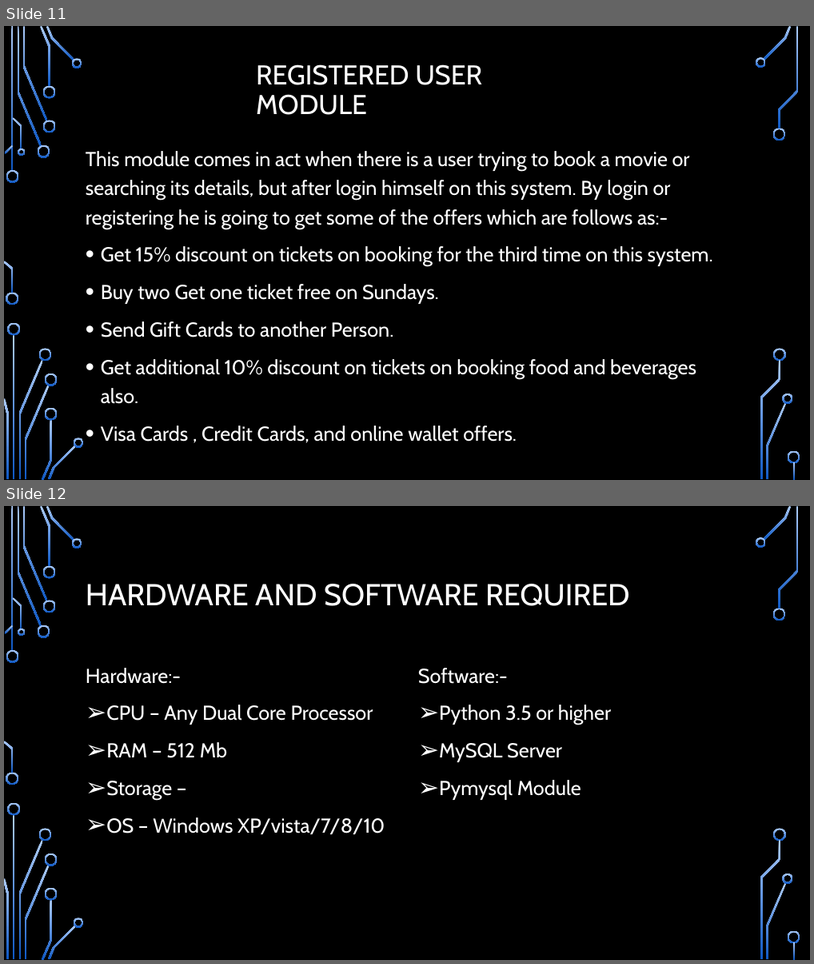
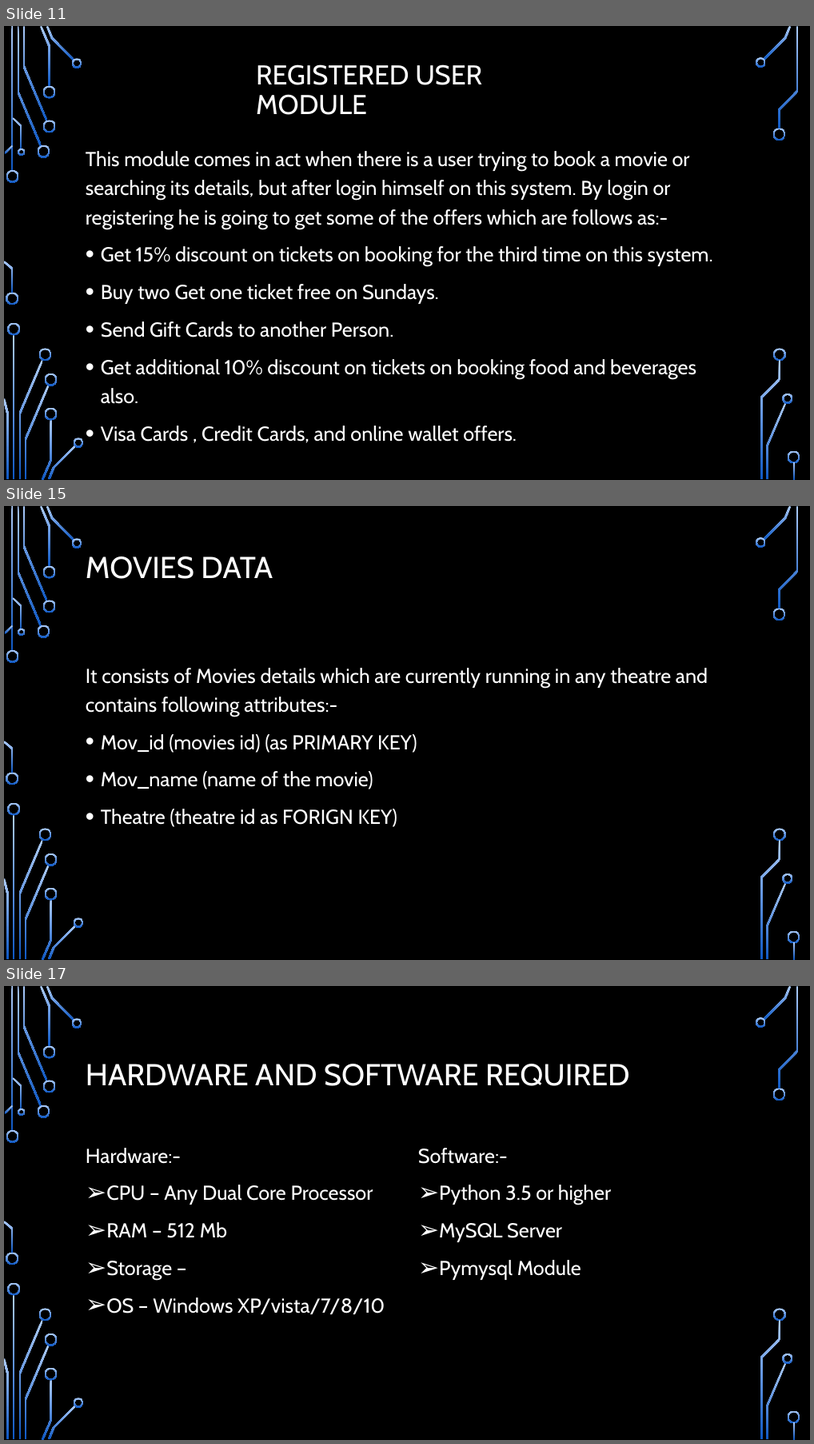
Before and after one commit to vyasaman/movie-ticket-booking, a slide deck: Movie Ticket Booking System.pptx. Shown one above the other, each under a label of ours: slides 11 and 12 before the commit, slides 11, 15 and 17 after it; the slides between them are not shown. The pictures are 814x964 and 814x1444 pixels, drawn with LibreOffice and Linux fonts; fonts in the diff are those of the drawing; background and template pictures are left out. Boxes give left, top, right and bottom in pixels: in the first picture for what was removed or moved away, otherwise in the second. Text is boxed around its words. In the diff, an @@ line names an element or a change of style, - is before the commit and + after.

```diff
--- a/Movie Ticket Booking System.pptx
+++ b/Movie Ticket Booking System.pptx
@@ slide 15 added at <box>4,506,810,960</box>, background picture (left out); not listed: 36 template elements that a slide beside it also shows @@
@@ title added at <box>86,556,273,579</box>, 36 pt, text #FFFFFF @@
+MOVIES DATA
@@ text added at <box>86,668,708,827</box>, 24 pt, text #FFFFFF @@
+It consists of Movies details which are currently running in any theatre and contains following attributes:-
+• Mov_id (movies id) (as PRIMARY KEY)
+• Mov_name (name of the movie)
+• Theatre (theatre id as FORIGN KEY)
@@ what was slide 12 is now slide 17 @@
```
Also in this commit, not shown: 4 other slides added.
